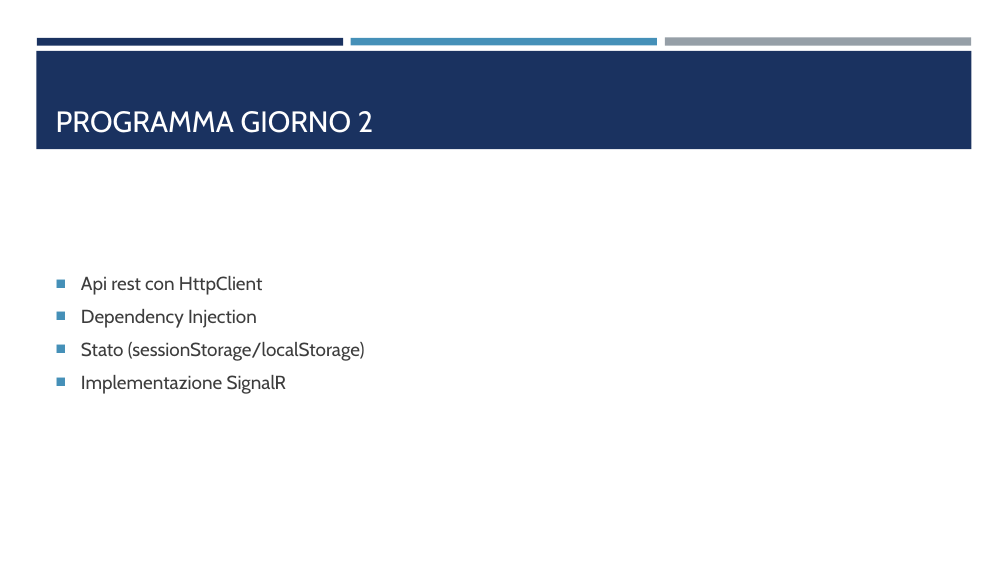
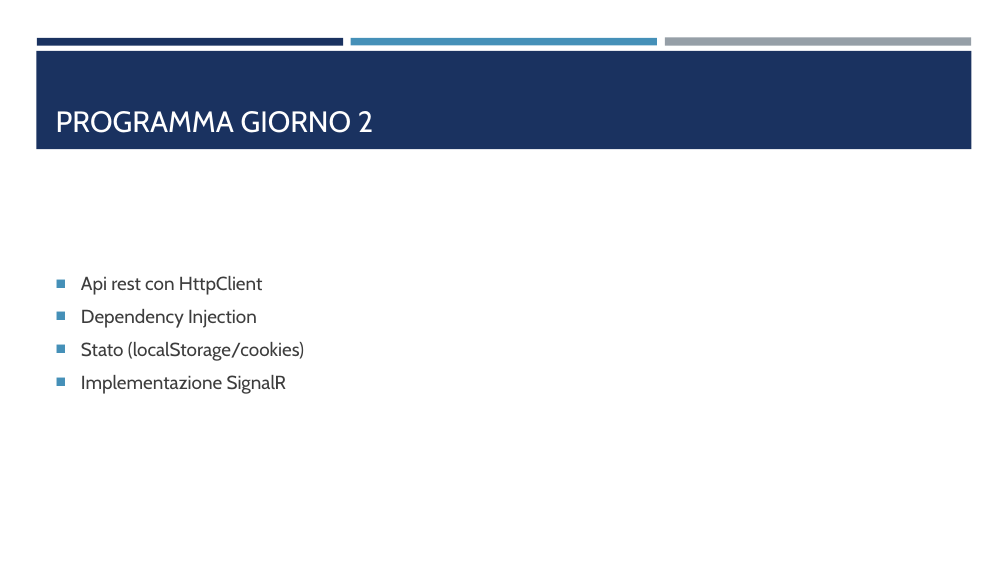
Before and after one commit to a-iafrate/forel_corso_blazor, a slide deck: slide 3 of slides/blazor_giorno_3.pptx. Drawn at 1008x567 pixels with LibreOffice and Linux fonts; fonts in the diff are those of the drawing. Boxes give left, top, right and bottom in pixels: in the first picture for what was removed or moved away, otherwise in the second. Text is boxed around its words. In the diff, an @@ line names an element or a change of style, - is before the commit and + after.

Commit message:
Add session storage and cookie support
Introduce session storage and cookie management to the Blazor app:
- Add `Blazored.SessionStorage` package to `BlazorForelApp.csproj`.
- Update `Storage.razor` to demonstrate local storage, session storage, and cookies with new UI elements.
- Modify `Program.cs` to register `Blazored.SessionStorage` and `CookieService`.
- Implement JavaScript functions in `index.html` for cookie handling.
- Create `CookieService.cs` for cookie operations, including complex object handling.
- Expand `Storage.razor` with methods for session storage and cookies.
- Add new classes for complex objects like `ProductData`.

```diff
--- a/slides/blazor_giorno_3.pptx
+++ b/slides/blazor_giorno_3.pptx
@@ text at [81, 342, 304, 361]: text changed @@
-■ Stato (sessionStorage/localStorage)
+■ Stato (localStorage/cookies)
```
Also in this commit, not shown: 1 other slide changed, 1 slide added, 7 other files.
